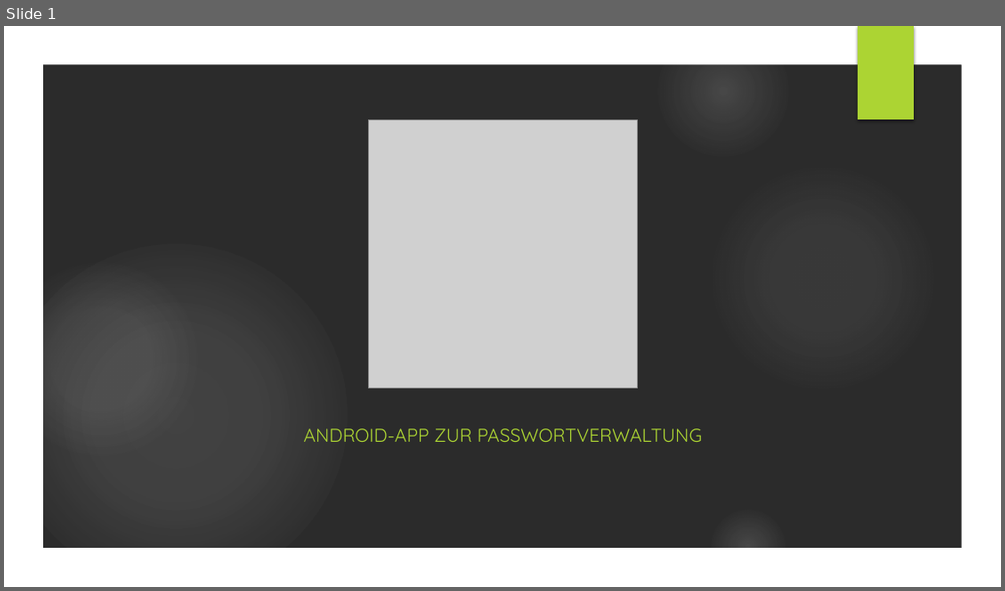
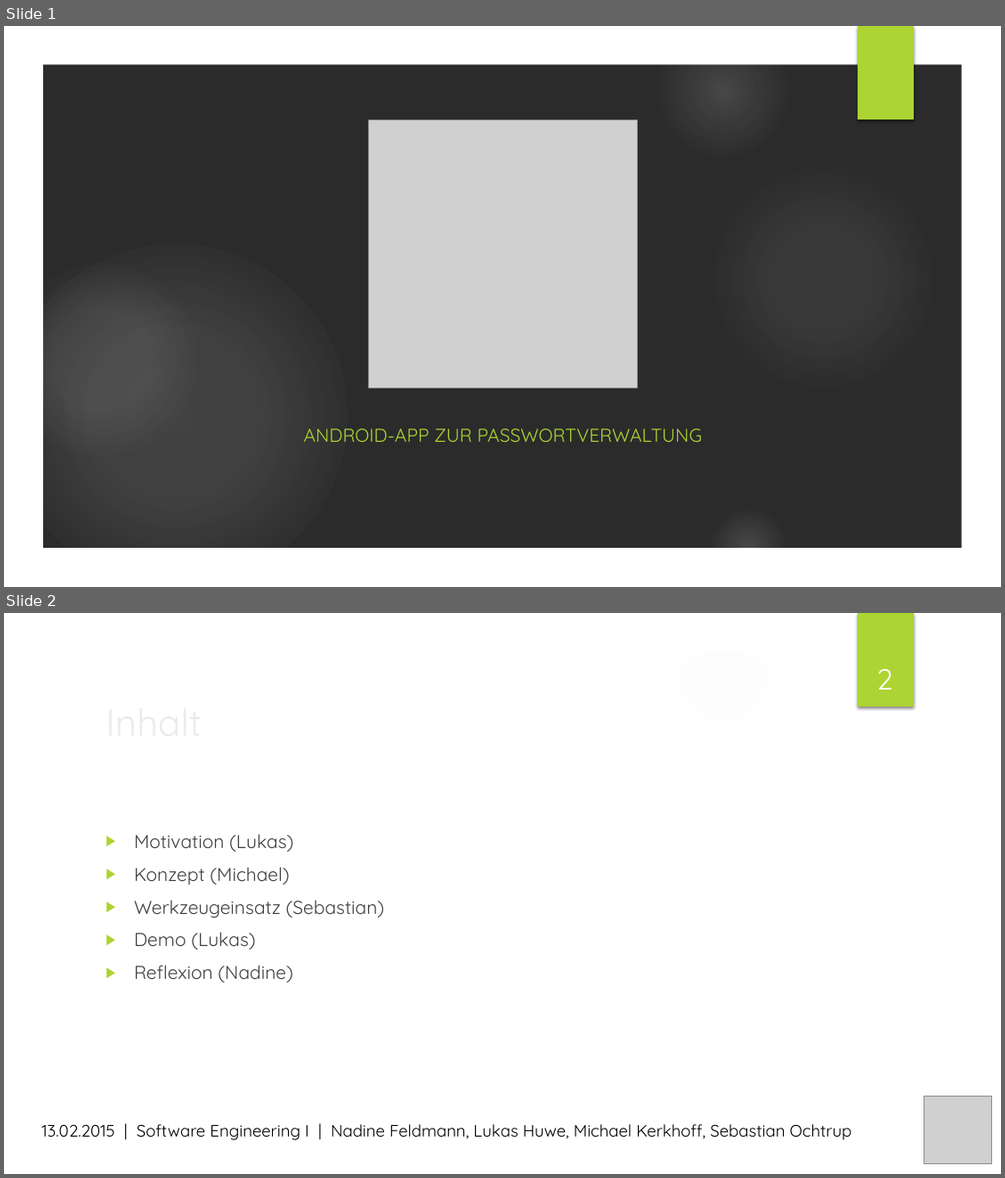
Before and after one commit to MrXXX92/pwsafe, a slide deck: Dokumentation/PWSafe Präsentation.pptx. Shown one above the other, each under a label of ours: slide 1 before the commit, slides 1 and 2 after it. The pictures are 1005x591 and 1005x1178 pixels, drawn with LibreOffice and Linux fonts; fonts in the diff are those of the drawing; grey boxes stand for pictures; background and template pictures are left out; a plain dark background stands for a picture behind light text. Boxes give left, top, right and bottom in pixels: in the first picture for what was removed or moved away, otherwise in the second. Text is boxed around its words. In the diff, an @@ line names an element or a change of style, - is before the commit and + after.

Commit message:
Präsentation Update

```diff
--- a/Dokumentation/PWSafe Präsentation.pptx
+++ b/Dokumentation/PWSafe Präsentation.pptx
@@ slide 2 added at bbox=[4, 613, 1001, 1174], background picture (left out); not listed: 7 template elements that a slide beside it also shows @@
@@ title added at bbox=[98, 692, 815, 750], 36 pt, text #EBEBEB @@
+Inhalt
@@ page number added at bbox=[876, 669, 893, 690], 28 pt, text #FFFFFF @@
+2
@@ freeform shape added at bbox=[697, 738, 970, 819], fill #FFFFFF at 20% opacity @@
@@ freeform shape added at bbox=[41, 765, 963, 1136], fill #FFFFFF @@
@@ text added at bbox=[134, 834, 385, 982], 18 pt, text #404040 @@
+▶ Motivation (Lukas)
+▶ Konzept (Michael)
+▶ Werkzeugeinsatz (Sebastian)
+▶ Demo (Lukas)
+▶ Reflexion (Nadine)
@@ picture added at bbox=[923, 1096, 991, 1163] @@
@@ text added at bbox=[41, 1124, 852, 1140], 16 pt, text #000000 @@
+13.02.2015 | Software Engineering I | Nadine Feldmann, Lukas Huwe, Michael Kerkhoff, Sebastian Ochtrup
```
Also in this commit, not shown: 1 slide changed, 6 other slides added.
